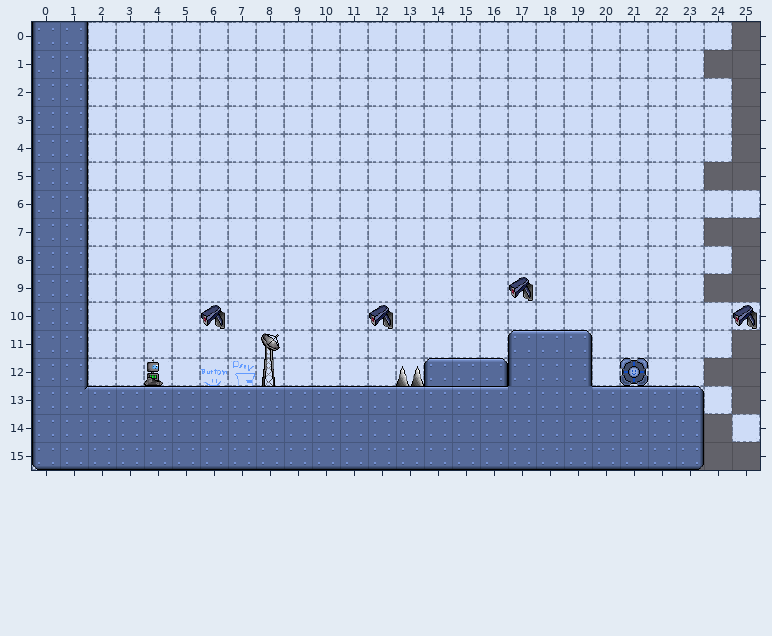
Level history. Tiled map: assets/level_src/0.tmx. The picture above is the old version.
Cells are 32x32 px. Shown: x 0..25, y 0..15.
Once edited:
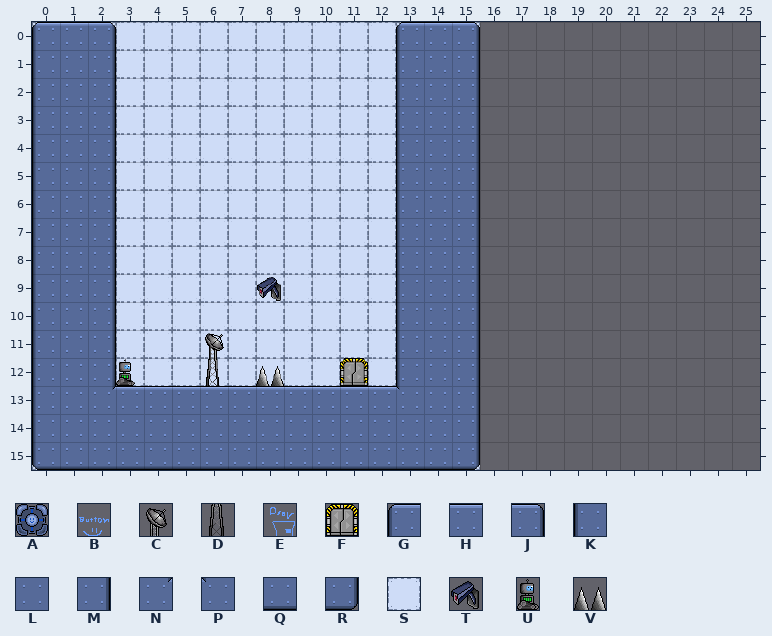
Key: from "box": A 0; from "button": B 0; from "cell tower": C 0, D 1; from "door": E 0; from "exit": F 0; from "factory": G 0, H 1, J 2, K 8, L 9, M 10, N 11, P 12, Q 17, R 18, S 19; from "markers": T 0; from "robot": U 0; from "spikes": V 0.
_ is an empty cell, # one hidden under a higher layer, . an unchanged one.
The exact change:
--- layer "Background"
@@ x 16..25 @@
- 0 SSSSSSSSS.
- 1 SSSSSSSS..
- 2 SSSSSSSSS.
- 3 SSSSSSSSS.
- 4 SSSSSSSSS.
- 5 SSSSSSSS..
- 6 SSSSSSSSSS
- 7 SSSSSSSS..
- 8 SSSSSSSSS.
- 9 SSSSSSSS..
-10 SSSSSSSSSS
-11 SS#SSSSSS.
-12 S###SSSS..
-13 #######SS.
-14 ########.S
-15 #######...
+ 0 _________.
+ 1 ________..
+ 2 _________.
+ 3 _________.
+ 4 _________.
+ 5 ________..
+ 6 __________
+ 7 ________..
+ 8 _________.
+ 9 ________..
+10 __________
+11 _________.
+12 ________..
+13 _________.
+14 ________._
+15 _______...
--- layer "Foreground"
@@ x 0..23 @@
- 0 KM_..........___........
- 1 .M_..........___........
- 2 .M_..........___........
- 3 .M_..........___........
- 4 .M_..........___........
- 5 .M_..........___........
- 6 .M_..........___........
- 7 .M_..........___........
- 8 .M_..........___........
- 9 .M_....._....___........
-10 .M_..........___........
-11 .M_..._.C....___.GHJ....
-12 .M__U.BED.._.VGHJKLM.A..
-13 .NH..........HHHHLLLHHHJ
-14 ...............LLLLLLLLM
-15 ...............QQQQQQQQR
+ 0 GHJ..........GHJ........
+ 1 .LM..........KLM........
+ 2 .LM..........KLM........
+ 3 .LM..........KLM........
+ 4 .LM..........KLM........
+ 5 .LM..........KLM........
+ 6 .LM..........KLM........
+ 7 .LM..........KLM........
+ 8 .LM..........KLM........
+ 9 .LM.....T....KLM........
+10 .LM..........KLM........
+11 .LM...C._....KLM.___....
+12 .LMU_.D_V..F.KLM____._..
+13 .LN..........PLM________
+14 ...............M________
+15 ...............R________
--- layer "Markers" (removed)
@@ x 6..25 @@
- 9 ...........T........
-10 T.....T............T
+ 9 ..........._........
+10 _....._............_
